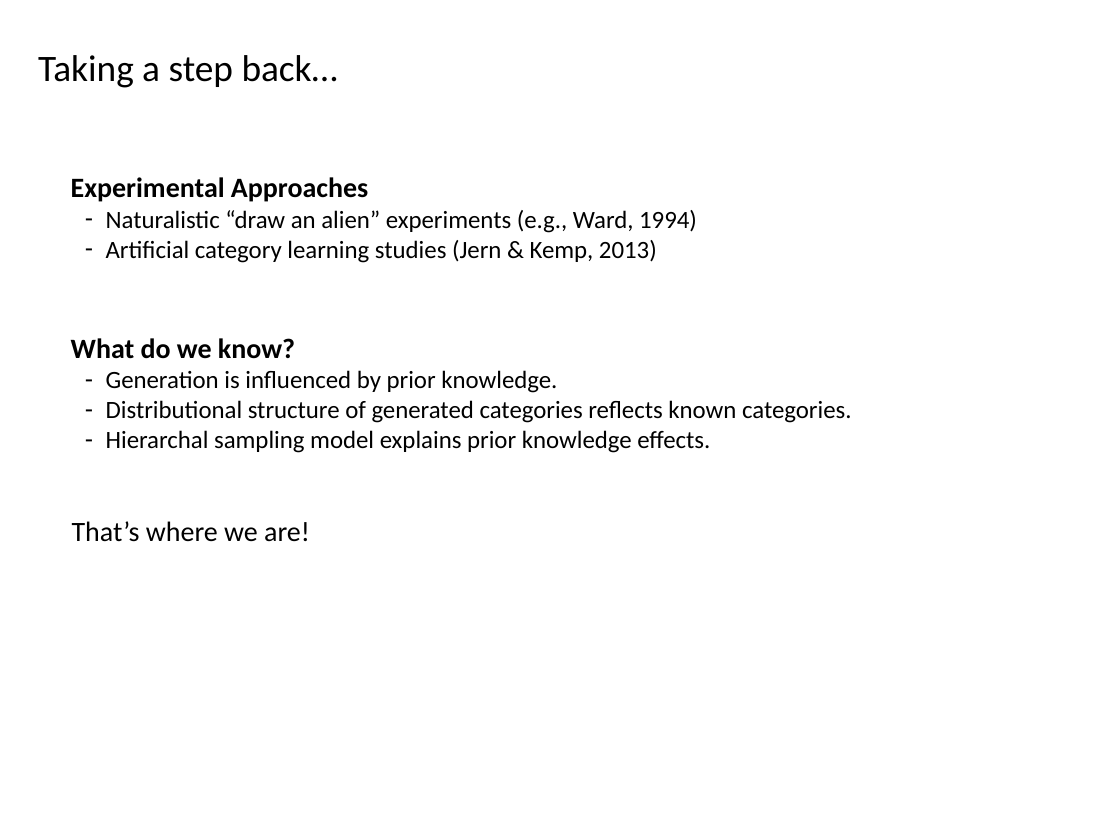
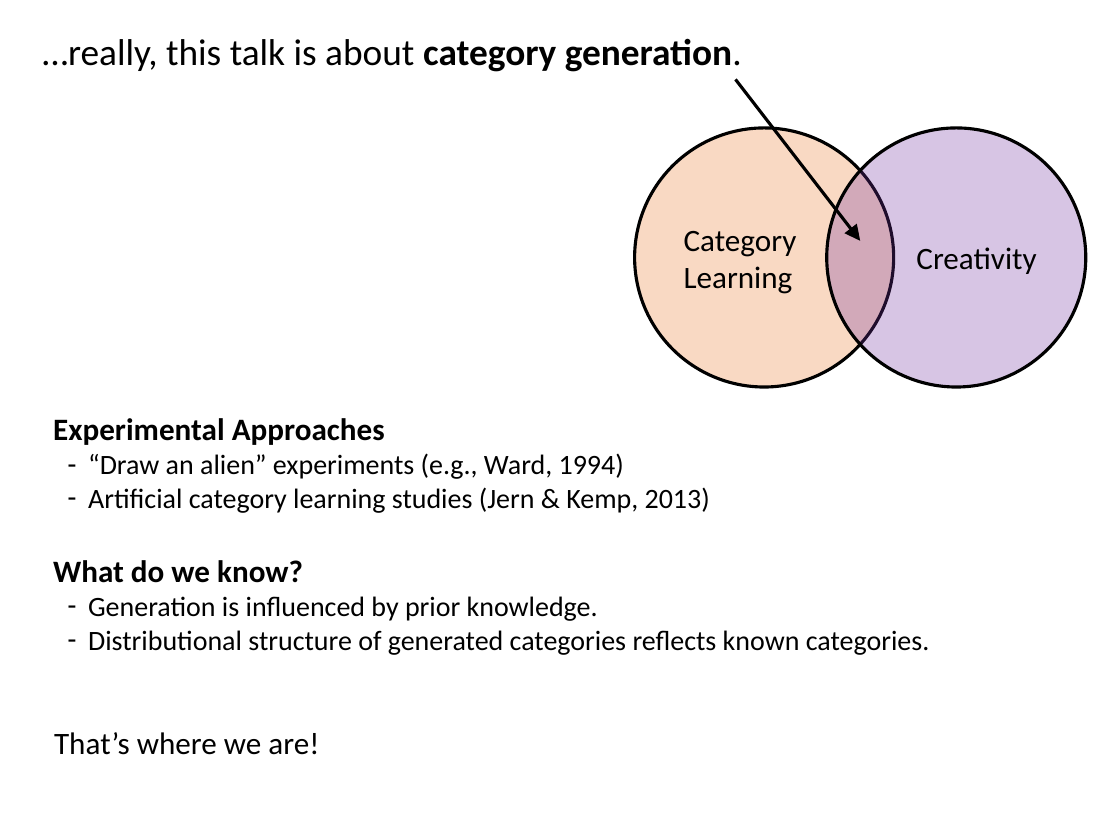
Before and after one commit to AusterweilLab/generating_categories, a slide deck: slide 3 of Presentations/ccn-bbag-march-2-2017.pptx (slide 9 before the commit). Drawn at 1120x840 pixels with LibreOffice and Linux fonts; fonts in the diff are those of the drawing. Boxes give left, top, right and bottom in pixels: in the first picture for what was removed or moved away, otherwise in the second. Text is boxed around its words. In the diff, an @@ line names an element or a change of style, - is before the commit and + after.

```diff
--- a/Presentations/ccn-bbag-march-2-2017.pptx
+++ b/Presentations/ccn-bbag-march-2-2017.pptx
@@ text removed at [38, 55, 338, 88] @@
-Taking a step back…
@@ text added at [42, 38, 742, 72], 24 pt, text #000000 @@
+…really, this talk is about category generation.
@@ arrow added from (736, 80) to (860, 241), #000000 2 pt @@
@@ ellipse added at [635, 128, 894, 386], fill #F4B183 at 48% opacity, outline #000000 2 pt, 20 pt, text #000000 @@
+Category
+Learning
@@ ellipse added at [827, 128, 1085, 386], fill #7030A0 at 28% opacity, outline #000000 2 pt, 20 pt, text #000000 @@
+Creativity
@@ text "Experimental Approaches": place and size @@
-text "Experimental Approaches" at [71, 177, 852, 542]
+text "Experimental Approaches" at [53, 418, 930, 755]
@@ text at [53, 418, 930, 755]: size 18 to 20 pt in "Experimental Approaches", "What do we know?", "That’s where we are!"; size 16 to 18 pt in "Artificial category learning studies (Jern & Kemp, ...", "Generation is influenced by prior knowledge.", "Distributional structure of generated categories reflects kn ..." @@
@@ text at [106, 430, 710, 453]: paragraph removed @@
-– Hierarchal sampling model explains prior knowledge effects.
@@ text at [88, 453, 624, 479]: text changed; size 16 to 18 pt @@
-– Naturalistic “draw an alien” experiments (e.g., Ward, 1994)
+– “Draw an alien” experiments (e.g., Ward, 1994)
```
Also in this commit, not shown: 12 other slides changed, 11 slides added, 8 slides removed, 22 other files.
